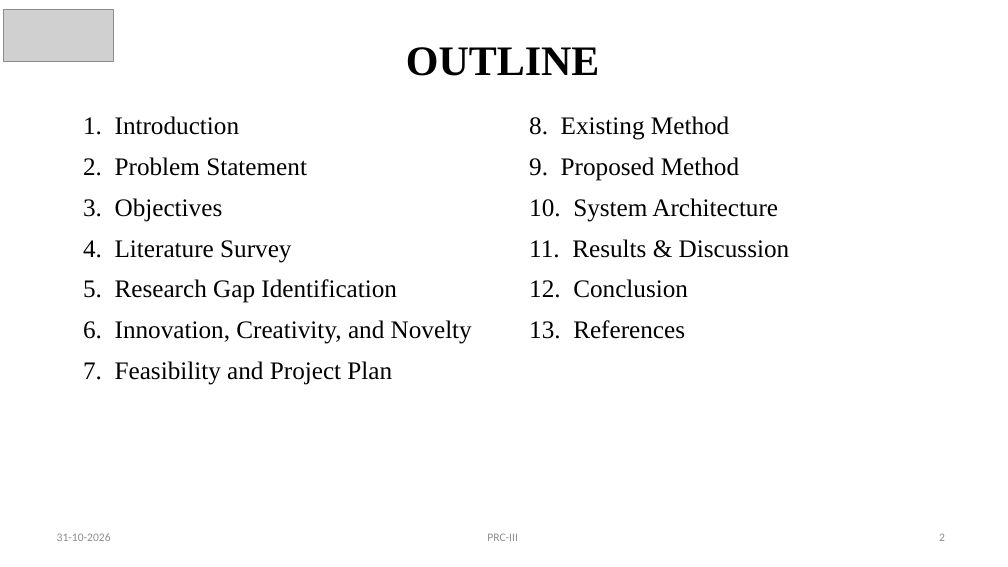
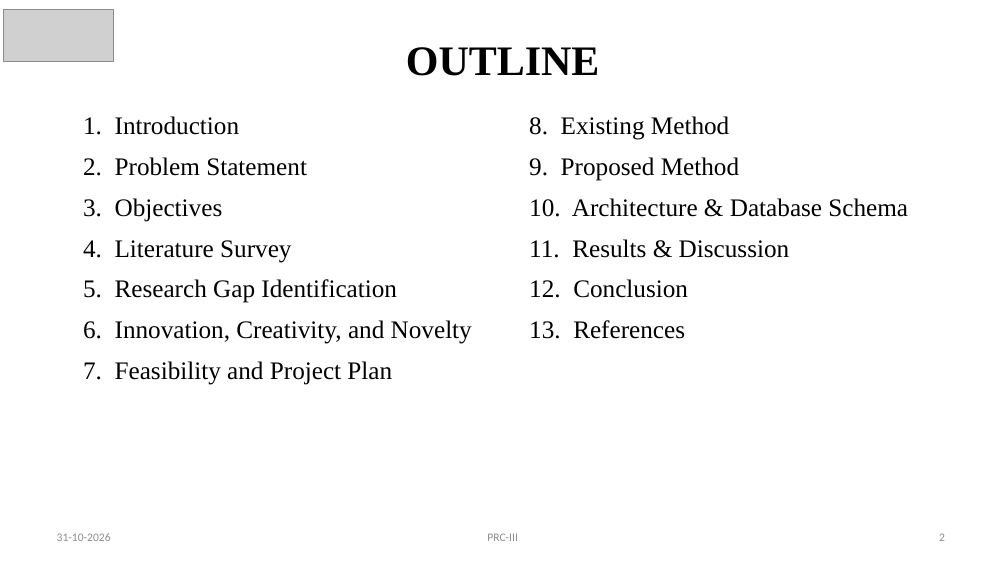
Before and after one commit to kmithileshhhhh05/cloudnote-ai, a slide deck: slide 2 of docs/submission/CloudNote_AI_PRC-III_Review.pptx. Drawn at 1008x567 pixels with LibreOffice and Linux fonts; fonts in the diff are those of the drawing; grey boxes stand for pictures. Boxes give left, top, right and bottom in pixels: in the first picture for what was removed or moved away, otherwise in the second. Text is boxed around its words. In the diff, an @@ line names an element or a change of style, - is before the commit and + after.

```diff
--- a/docs/submission/CloudNote_AI_PRC-III_Review.pptx
+++ b/docs/submission/CloudNote_AI_PRC-III_Review.pptx
@@ text at bbox=[529, 198, 908, 217]: text changed @@
-10. System Architecture
+10. Architecture & Database Schema
```
Also in this commit, not shown: 18 other slides changed, 2 slides added, 3 slides removed, 6 other files.
